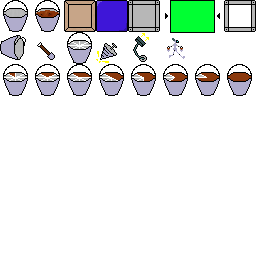
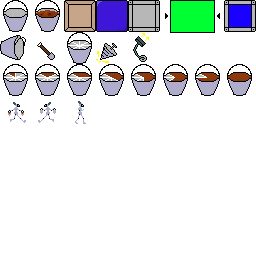
Before/after of a 256×256 layered artwork. What changed in the layer stack:
painted on "Background" over [8, 5, 251, 124]
